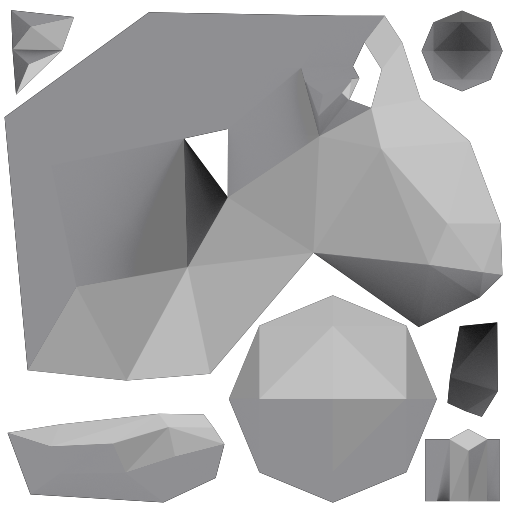
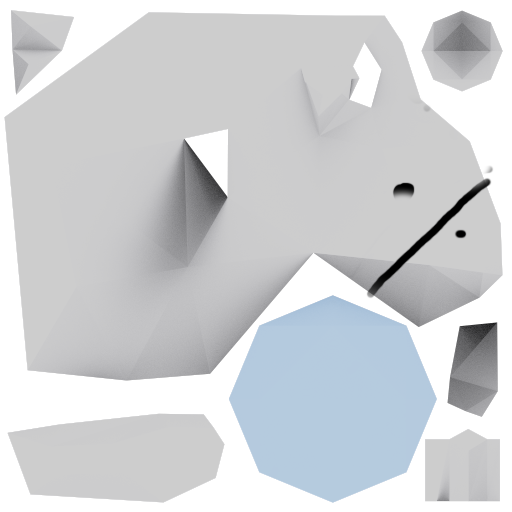
The second 512x512 image is a revision of the first. Changes to its layers:
added layer "Layer 2" above "Layer 1" over (x1=202, y1=95, x2=494, y2=368)
hid "Layer 1" over (x1=4, y1=10, x2=503, y2=503)
painted on "Layer 0" over (x1=4, y1=10, x2=503, y2=503)
